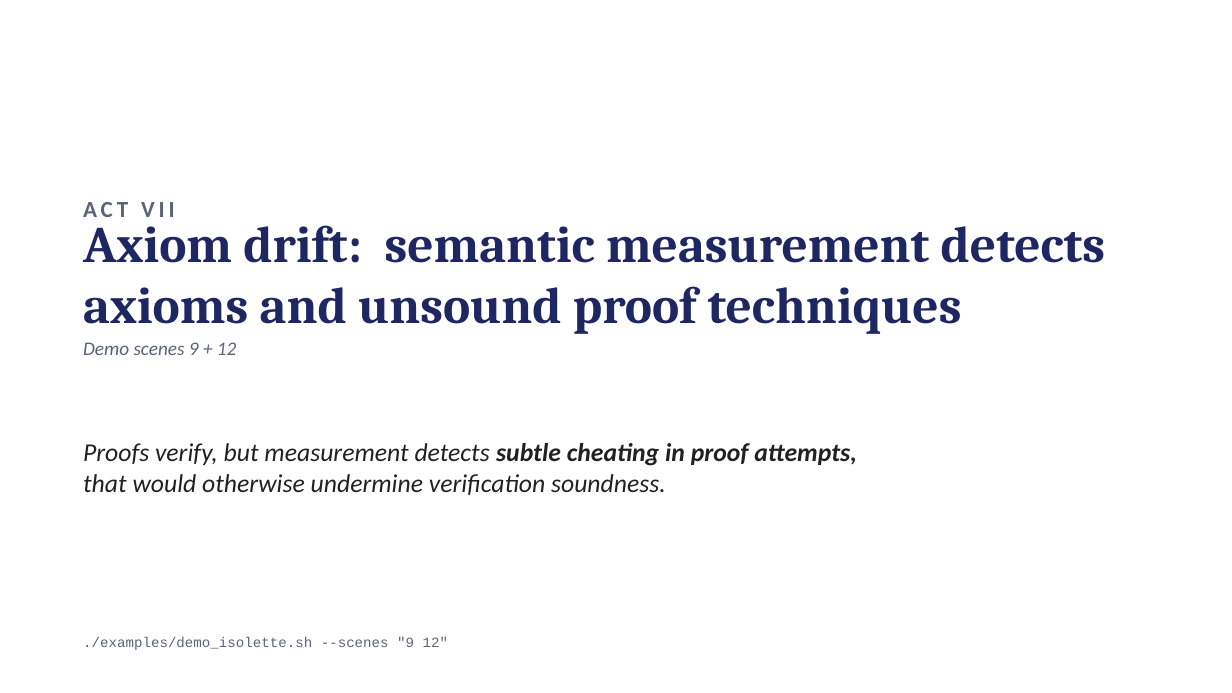
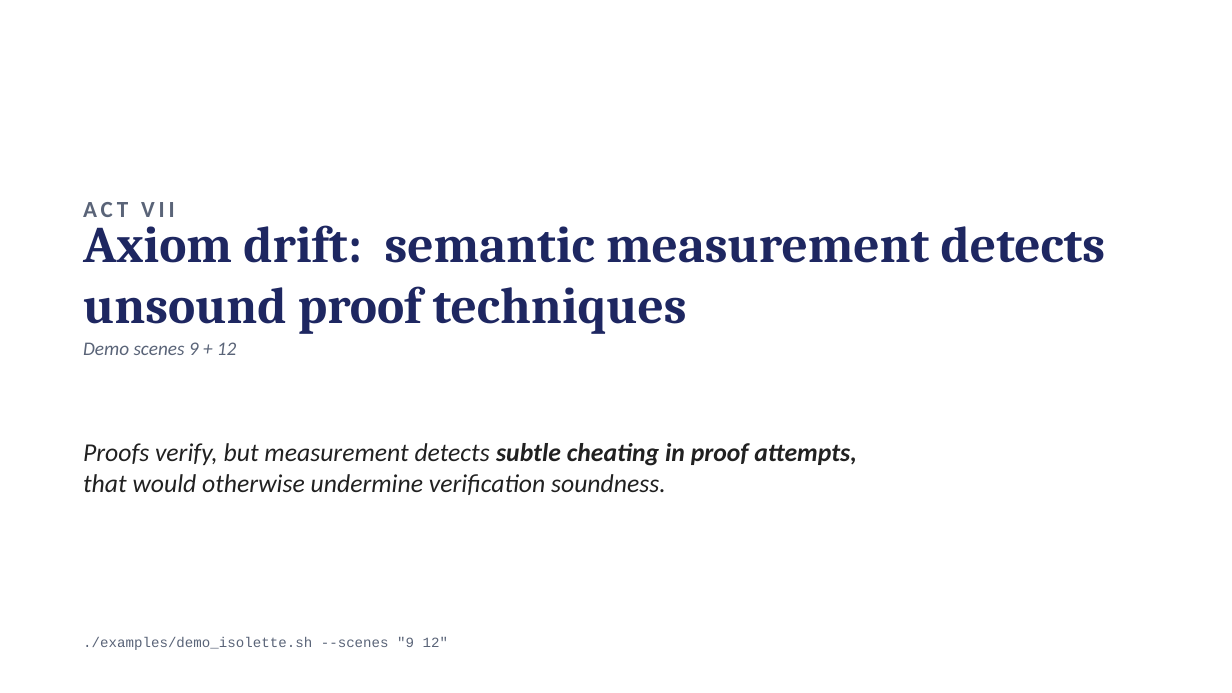
Before and after one commit to ku-sldg/pybb, a slide deck: slide 16 of docs/video_slides_draft.pptx. Drawn at 1232x693 pixels with LibreOffice and Linux fonts; fonts in the diff are those of the drawing. Boxes give left, top, right and bottom in pixels: in the first picture for what was removed or moved away, otherwise in the second. Text is boxed around its words. In the diff, an @@ line names an element or a change of style, - is before the commit and + after.

```diff
--- a/docs/video_slides_draft.pptx
+++ b/docs/video_slides_draft.pptx
@@ text at <box>83,214,1105,334</box>: text changed @@
-Axiom drift: semantic measurement detects axioms and unsound proof techniques
+Axiom drift: semantic measurement detects unsound proof techniques
```
Also in this commit, not shown: 4 other slides changed, 4 other files.
